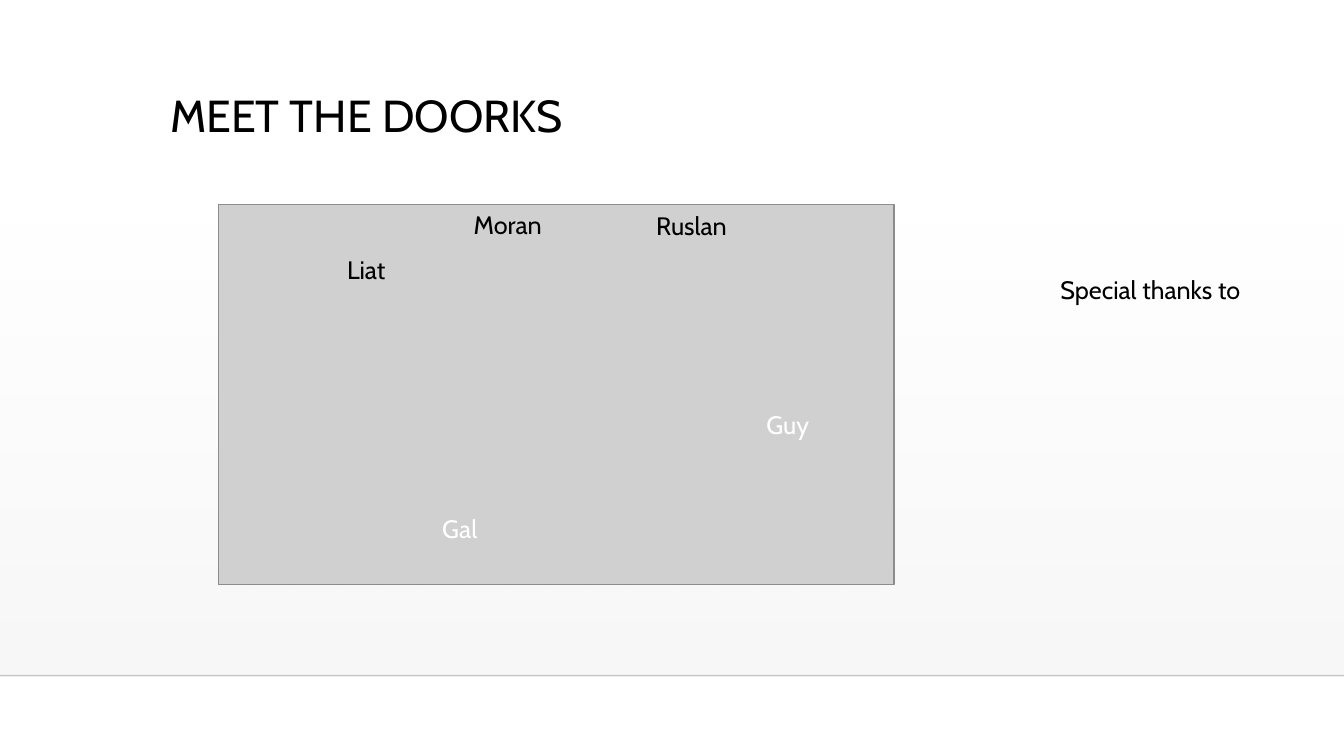
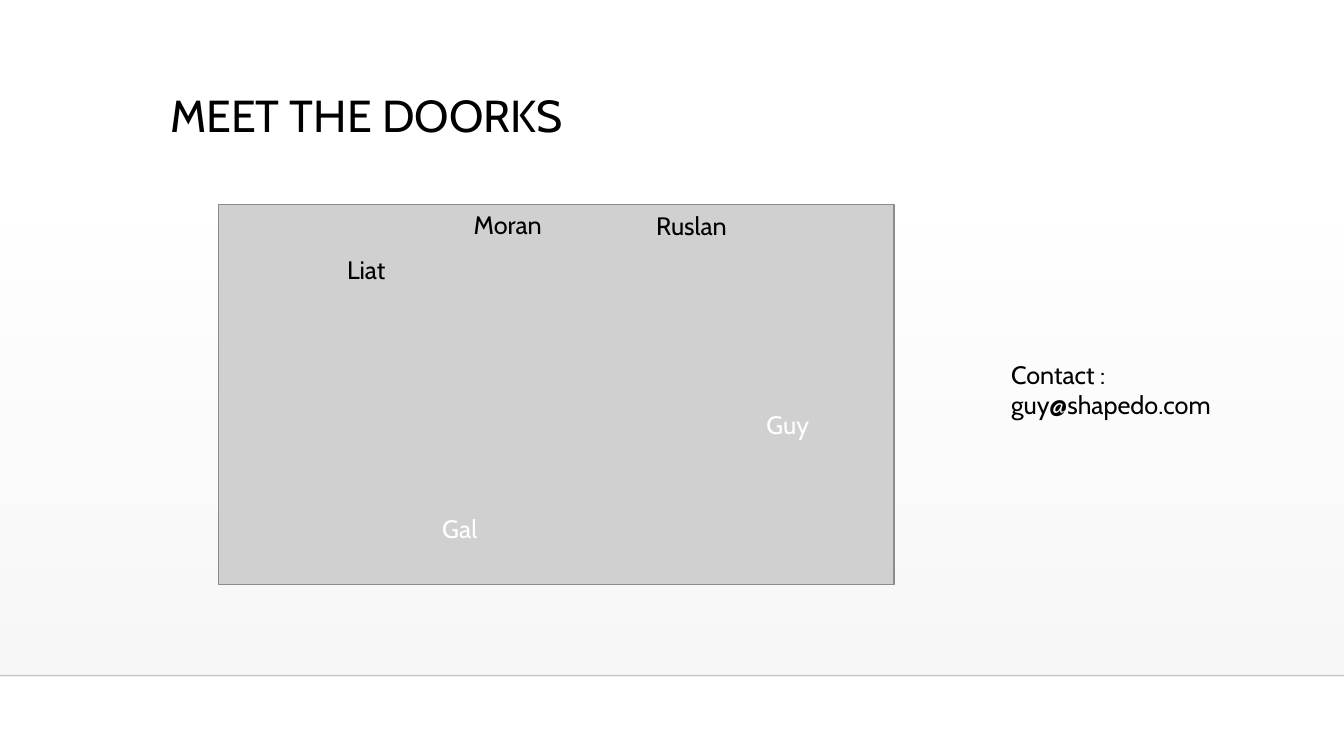
Before and after one commit to guysoft/thedoorks, a slide deck: slide 10 of media/Hack.pptx (slide 5 before the commit). Drawn at 1344x756 pixels with LibreOffice and Linux fonts; fonts in the diff are those of the drawing; grey boxes stand for pictures; background and template pictures are left out. Boxes give left, top, right and bottom in pixels: in the first picture for what was removed or moved away, otherwise in the second. Text is boxed around its words. In the diff, an @@ line names an element or a change of style, - is before the commit and + after.

```diff
--- a/media/Hack.pptx
+++ b/media/Hack.pptx
@@ text at bbox=[1011, 366, 1210, 420]: text changed @@
-Special thanks to
+Contact :
+guy@shapedo.com
```
Also in this commit, not shown: 3 other slides changed, 7 slides added.
